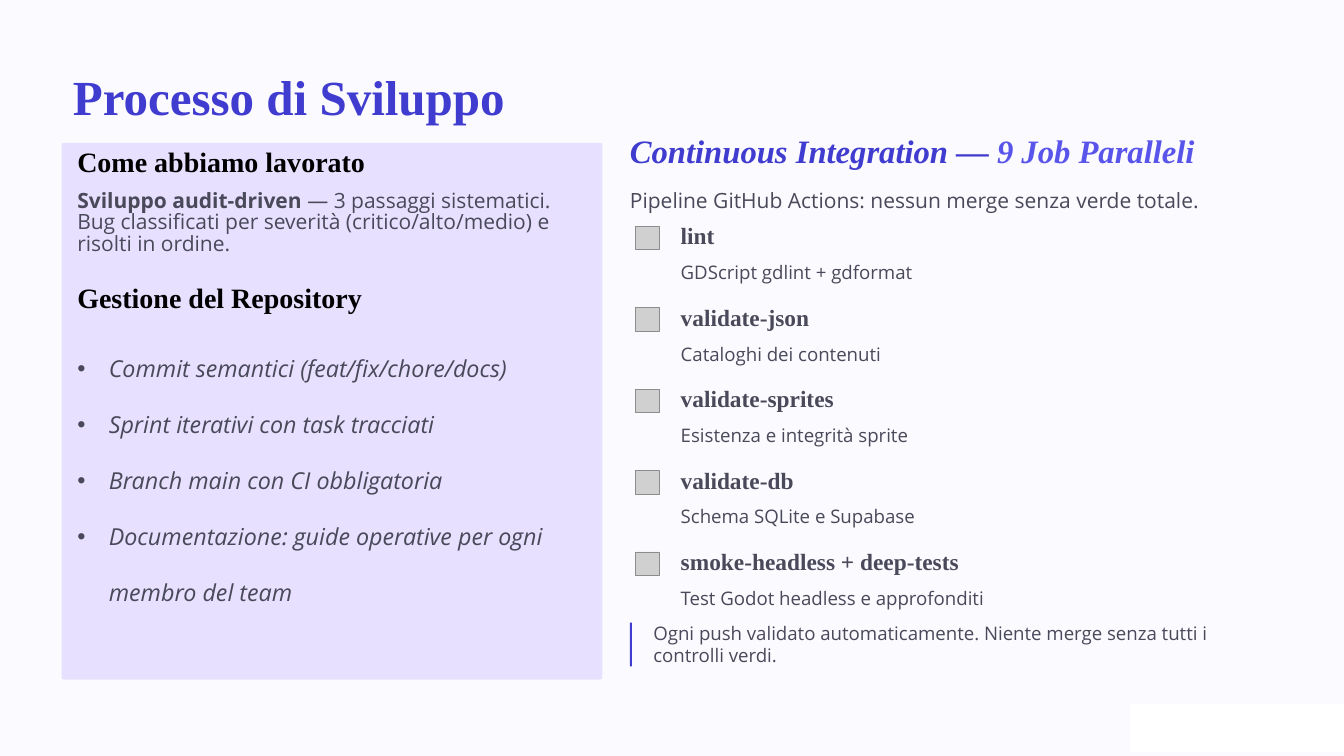
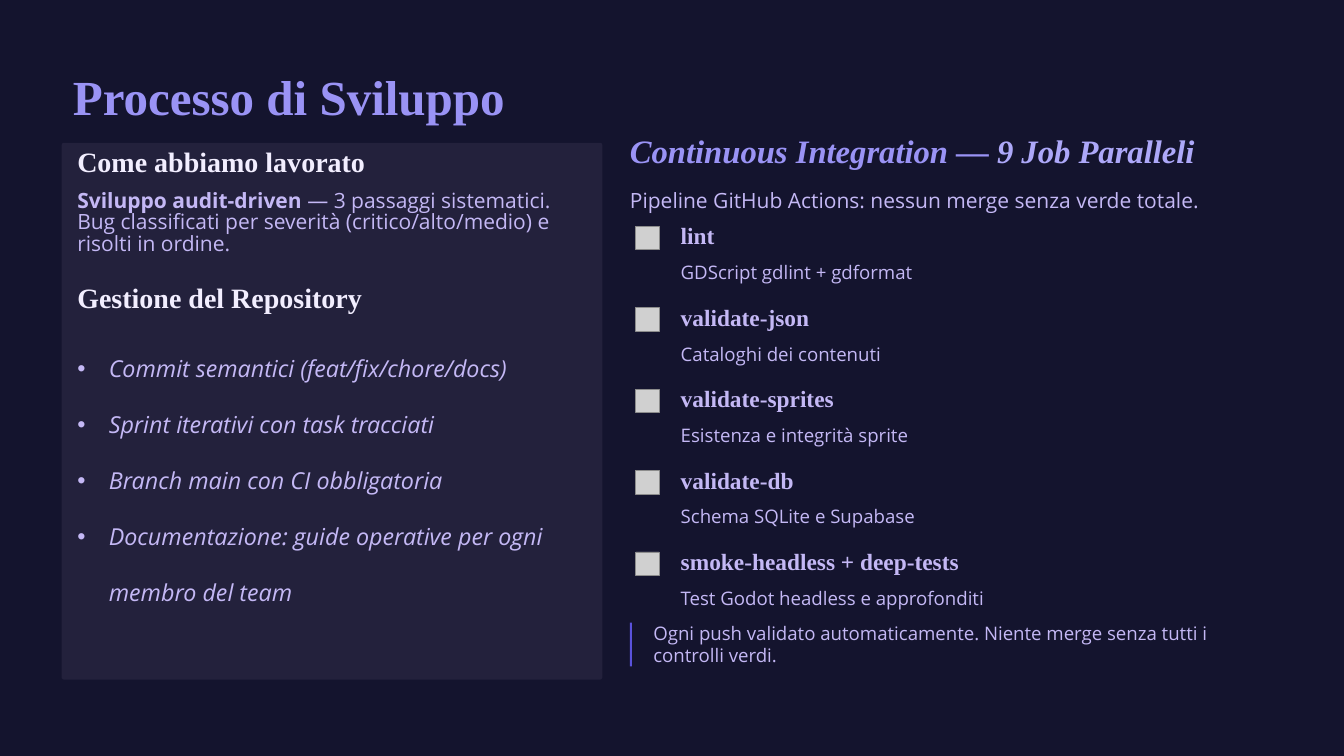
Before and after one commit to renanaugustomacena-ux/Projectwork-IFTS-Private, a slide deck: slide 10 of finale.pptx (slide 9 before the commit). Drawn at 1344x756 pixels with LibreOffice and Linux fonts; fonts in the diff are those of the drawing; grey boxes stand for pictures; background and template pictures are left out. Boxes give left, top, right and bottom in pixels: in the first picture for what was removed or moved away, otherwise in the second. Text is boxed around its words. In the diff, an @@ line names an element or a change of style, - is before the commit and + after.

```diff
--- a/finale.pptx
+++ b/finale.pptx
@@ background #000000 to #0B0B14 @@
@@ rectangle at [0, 0, 1344, 756]: fill #FBFAFF to #14142E @@
@@ text "Processo di Sviluppo" at [73, 81, 505, 124]: text colour #403CCF to #9A93F5 @@
@@ rounded rectangle at [61, 143, 602, 680]: fill #E7E0FF to #23213C @@
@@ text "Continuous Integration — 9 Job ..." at [630, 140, 1195, 169]: text colour #403CCF to #9A93F5 in "Continuous Integration —"; text colour #5955EB to #ADA8F9 in "9 Job Paralleli" @@
@@ text "Come abbiamo lavorato" at [77, 152, 365, 173]: text colour #000000 to #F2EEFF @@
@@ text "Gestione del Repository" at [77, 288, 362, 313]: text colour #000000 to #F2EEFF @@
@@ rectangle at [630, 622, 633, 666]: fill #403CCF to #5A52DC @@
@@ text colour #49495A to #C4B8F5 in 14 elements at [77, 192, 550, 252], [109, 359, 542, 601], [630, 192, 1199, 213], [681, 228, 715, 244], [681, 264, 912, 284], [681, 310, 809, 331], [681, 347, 881, 366], [681, 391, 834, 412], [681, 427, 908, 447], [681, 473, 794, 490], [681, 509, 914, 528], [681, 554, 959, 575], [681, 590, 984, 610], [653, 626, 1207, 662] @@
@@ rectangle at [1130, 704, 1344, 753]: fill #FFFFFF to #14142E @@
```
Also in this commit, not shown: 9 other slides changed, 1 slide added, 1 other file.
